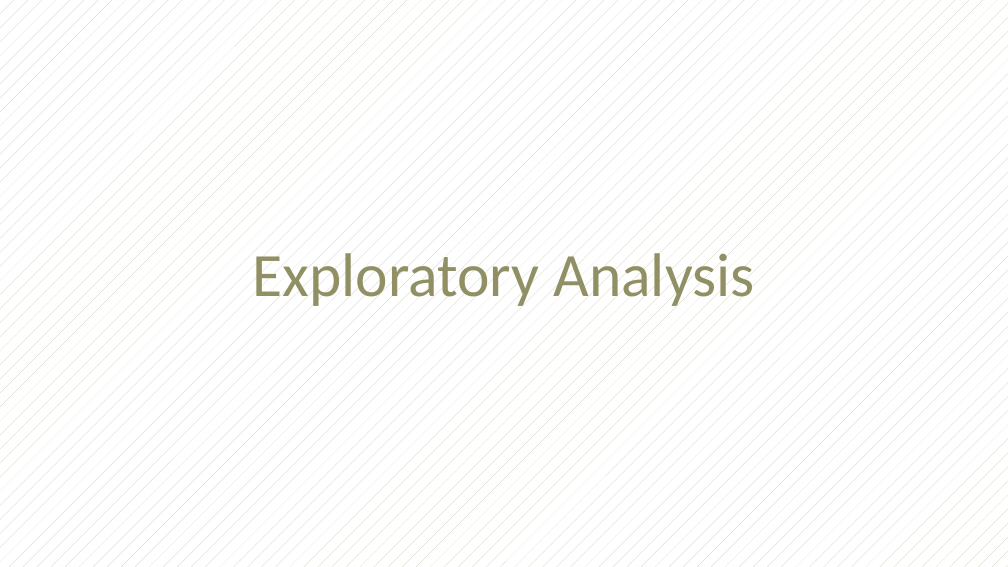
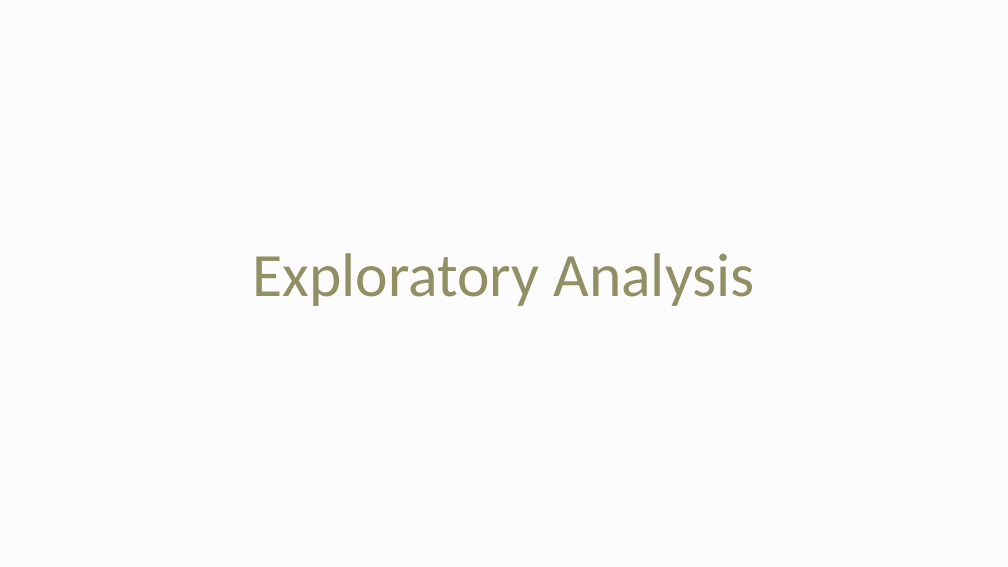
Before and after one commit to vaibhagarwal/Projects, a slide deck: slide 6 of Churn_Analysis/Churn_Analysis_Presentation.pptx. Drawn at 1008x567 pixels with LibreOffice and Linux fonts; fonts in the diff are those of the drawing. Boxes give left, top, right and bottom in pixels: in the first picture for what was removed or moved away, otherwise in the second. Text is boxed around its words. In the diff, an @@ line names an element or a change of style, - is before the commit and + after.

Commit message:
Updated cap 1 ppt

```diff
--- a/Churn_Analysis/Churn_Analysis_Presentation.pptx
+++ b/Churn_Analysis/Churn_Analysis_Presentation.pptx
@@ background pattern #C8C8B1 on #FFFFFF to #F2F2F2 at 20% opacity @@
```
Also in this commit, not shown: 22 other slides changed.
